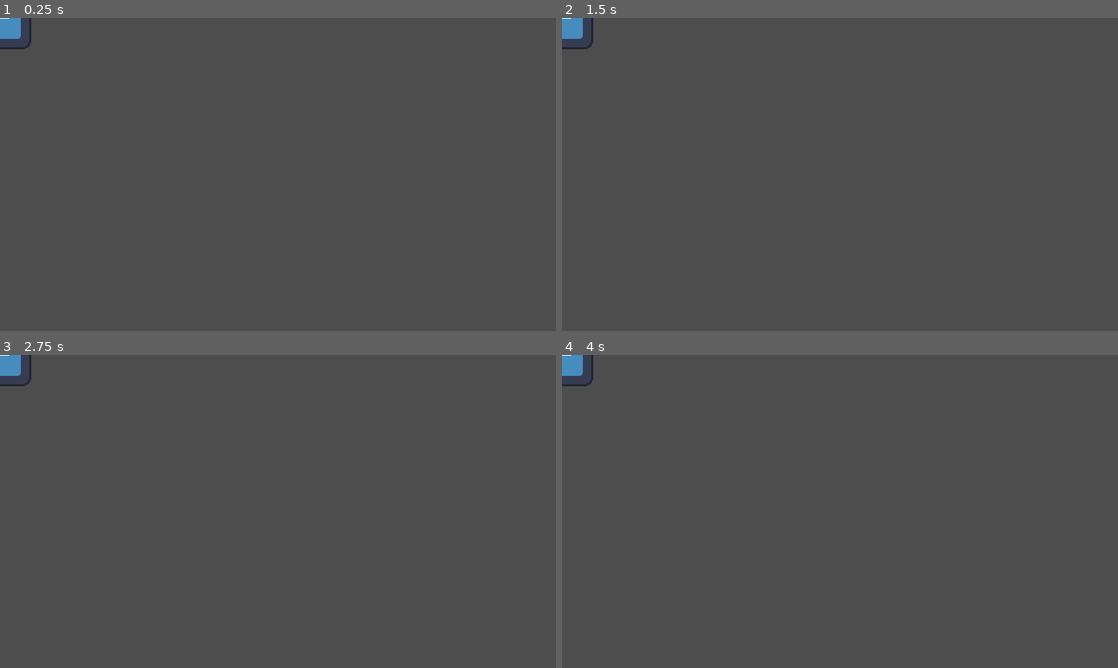
Above: before the commit, frames 1-4 (two rows, left to right).
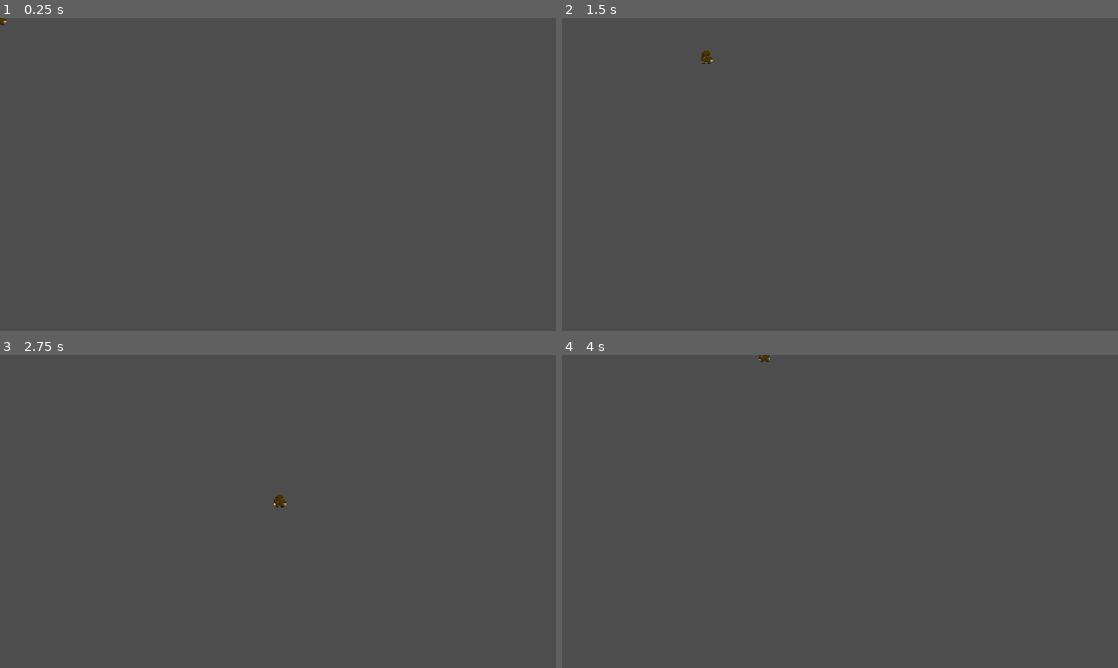
Above: after the commit, the same moments.

Repository: LumbagoSkeleton/Ctij
Game: Godot game, scene res://player/playerCharacter.tscn
Same seed, same stepped clock (60 frames per second), same inputs: the game is played once before the commit and once after it. The engine's default icon, where the game draws it, is replaced by a stand-in: a white triangle on a blue panel in a dark square.
Inputs (mouse positions are in pixels of both pictures, inside the frame that each line leads up to):
- Up to frame 1 (0.25 s): no input
- Up to frame 2 (1.5 s): tap Enter at 0.5 s; move the mouse to (962, 158) at 0.52 s; press the mouse at (962, 158) at 0.53 s; hold D (Move Right) 0.53-1.28 s; move the mouse to (728, 190) at 1.27 s; release the mouse at (728, 190) at 1.28 s; hold S (Move Down) from 1.28 s (still down); click (728, 190) at 1.35 s
- Up to frame 3 (2.75 s): move the mouse to (333, 442) at 2.02 s; release S (Move Down) at 2.03 s; press the mouse at (333, 442) at 2.03 s; hold D (Move Right) from 2.03 s (still down)
- Up to frame 4 (4 s): move the mouse to (812, 574) at 2.77 s; release D (Move Right) at 2.78 s; release the mouse at (812, 574) at 2.78 s; hold W (Move Up) 2.78-3.53 s; click (812, 574) at 2.85 s; tap Space at 3.5 s; move the mouse to (1006, 558) at 3.52 s; press the mouse at (1006, 558) at 3.53 s; hold A (Move Left) from 3.53 s (still down)

The runs differ from the first frame. In frame 1, 0.3% of the frame differs, in the area x 0-6%, y 0-10%; in frame 2, 0.4%; in frame 3, 0.4%, in the area x 0-52%, y 0-49%; in frame 4, 0.4%.
Error before the commit: Parse Error: Expected indented block after function declaration. (res://player/playerCharacter.gd:12)

Commit message:
a few mc sprites

Diff:
--- a/ctij-proiect/player/playerCharacter.gd
+++ b/ctij-proiect/player/playerCharacter.gd
@@ -1,6 +1,9 @@
 extends CharacterBody2D
 @export var speed = 400
 
+func _ready() -> void:
+	if speed == null:
+		speed = 400
 
 func get_input():
 	var inputDirection=Input.get_vector("Move Left","Move Right","Move Up","Move Down")
@@ -10,9 +13,8 @@
 	velocity=inputDirection*speed
 
 func attack(event):
-
+	pass
 
 func _physics_process(delta: float) -> void:
 	get_input()
 	move_and_slide()
-	if isAttacking==true:
--- a/ctij-proiect/player/playerCharacter.tscn
+++ b/ctij-proiect/player/playerCharacter.tscn
@@ -1,15 +1,14 @@
 [gd_scene format=3 uid="uid://g5f0epkxba7j"]
 
 [ext_resource type="Script" uid="uid://bl110lr47anbj" path="res://player/playerCharacter.gd" id="1_7mixf"]
-[ext_resource type="Texture2D" uid="uid://c4p5e4ic81cx6" path="res://assets/icon.svg" id="2_nevrd"]
+[ext_resource type="Texture2D" uid="uid://dteybqkhrfy8x" path="res://assets/ctij_mc_walk_up.png" id="2_bnwni"]
 
 [node name="Node2D" type="Node2D" unique_id=2123107016]
 
 [node name="CharacterBody2D" type="CharacterBody2D" parent="." unique_id=563151225]
 script = ExtResource("1_7mixf")
-speed = null
 
 [node name="CollisionShape2D" type="CollisionShape2D" parent="CharacterBody2D" unique_id=2061786301]
 
 [node name="Sprite2D" type="Sprite2D" parent="CharacterBody2D" unique_id=745142755]
-texture = ExtResource("2_nevrd")
+texture = ExtResource("2_bnwni")
--- a/ctij-proiect/project.godot
+++ b/ctij-proiect/project.godot
@@ -54,6 +54,7 @@
 
 [rendering]
 
+textures/canvas_textures/default_texture_filter=0
 rendering_device/driver.windows="d3d12"
 renderer/rendering_method="gl_compatibility"
 renderer/rendering_method.mobile="gl_compatibility"
Binary file added: ctij-proiect/assets/ctij_mc_walk_down.png
Not shown, added: ctij-proiect/assets/ctij_mc_walk_down.png.import
Binary file added: ctij-proiect/assets/ctij_mc_walk_up.png
Not shown, added: ctij-proiect/assets/ctij_mc_walk_up.png.import
